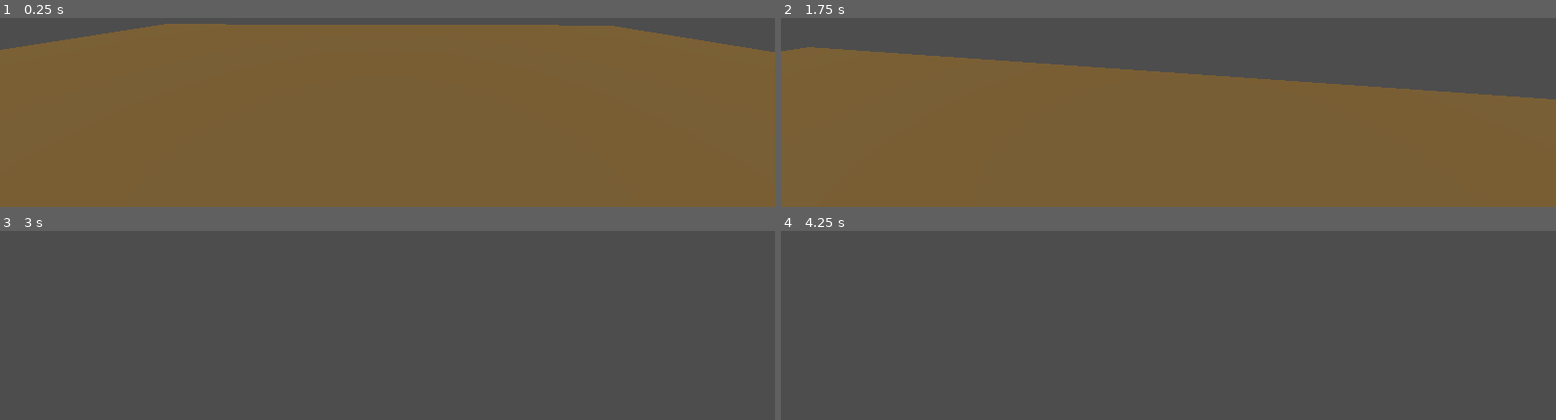
Above: before the commit, frames 1-4 (two rows, left to right).
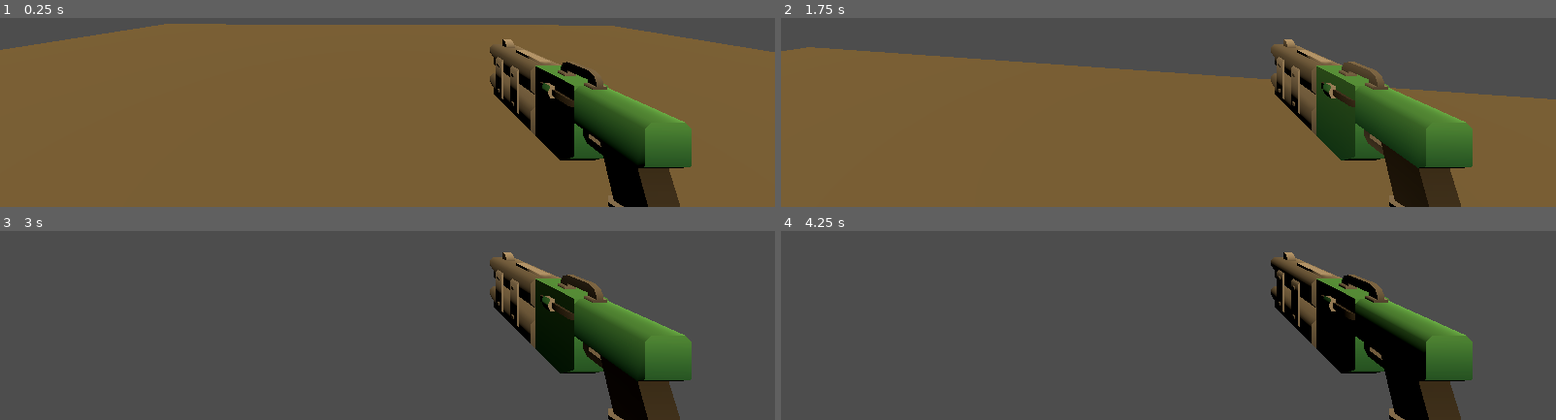
Above: after the commit, the same moments.

Repository: zohairmian5/godot-fps
Game: Godot game, scene res://scenes/test_level.tscn
The game is run twice, just before and just after one commit, with the same random seed, the same clock (stepped at 60 frames per second) and the same inputs.
Inputs (mouse positions are in pixels of both pictures, inside the frame that each line leads up to):
- Up to frame 1 (0.25 s): no input
- Up to frame 2 (1.75 s): tap Enter at 0.5 s; move the mouse to (outside the picture) at 0.52 s; hold W (Up) from 0.53 s (still down); move the mouse to (outside the picture) at 1.27 s
- Up to frame 3 (3 s): keep holding W (Up); move the mouse to (outside the picture) at 2.02 s; tap Space at 2.75 s; move the mouse to (outside the picture) at 2.77 s
- Up to frame 4 (4.25 s): keep holding W (Up); tap Enter at 3.5 s; move the mouse to (outside the picture) at 3.52 s

The runs differ from the first frame. In frame 1, 11% of the frame differs, in the area x 63-90%, y 11-100%; in frame 2, 11%; in frame 3, 12%; in frame 4, 12%.

Commit message:
Add blaster to player

Diff:
--- a/scenes/Player.tscn
+++ b/scenes/Player.tscn
@@ -1,6 +1,7 @@
-[gd_scene load_steps=3 format=3 uid="uid://v627xwpq7lf1"]
+[gd_scene load_steps=4 format=3 uid="uid://v627xwpq7lf1"]
 
 [ext_resource type="Script" uid="uid://bc8iqgtt61muq" path="res://scripts/Player.gd" id="1_xhfnw"]
+[ext_resource type="PackedScene" uid="uid://bv05tj5j6gsv4" path="res://scenes/blaster.tscn" id="2_v6fml"]
 
 [sub_resource type="CapsuleShape3D" id="CapsuleShape3D_xhfnw"]
 
@@ -13,3 +14,6 @@
 [node name="Camera3D" type="Camera3D" parent="."]
 transform = Transform3D(1, 0, 0, 0, 1, 0, 0, 0, 1, 0, 0.6, 0)
 fov = 88.8
+
+[node name="blaster-q2" parent="Camera3D" instance=ExtResource("2_v6fml")]
+transform = Transform3D(0.5, 0, 0, 0, 0.5, 0, 0, 0, 0.5, 0.3, -0.2, -0.4)
--- /dev/null
+++ b/scenes/blaster.tscn
@@ -0,0 +1,5 @@
+[gd_scene load_steps=2 format=3 uid="uid://bv05tj5j6gsv4"]
+
+[ext_resource type="PackedScene" uid="uid://c3wthifwsgitt" path="res://assets/blaster-q.glb" id="1_bam1r"]
+
+[node name="blaster-q2" instance=ExtResource("1_bam1r")]
Binary file added: assets/Textures/colormap.png
Not shown, added: assets/Textures/colormap.png.import
Binary file added: assets/blaster-q.glb
Not shown, added: assets/blaster-q.glb.import
Not shown, changed: Documentation/FPS DevLog.md
